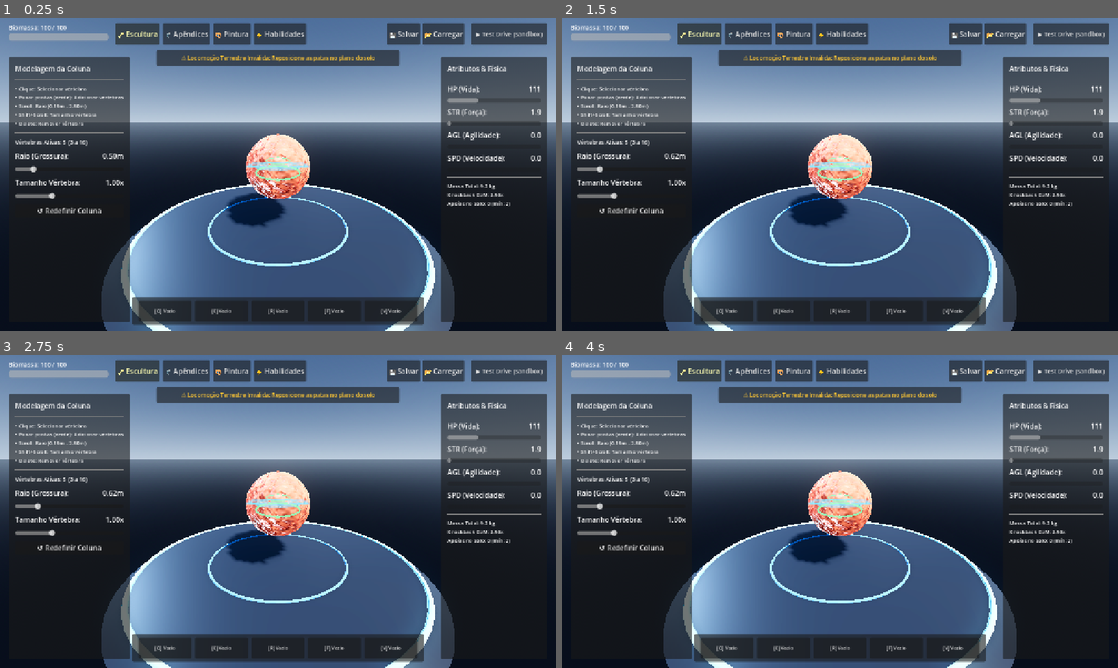
Above: before the commit, frames 1-4 (two rows, left to right).
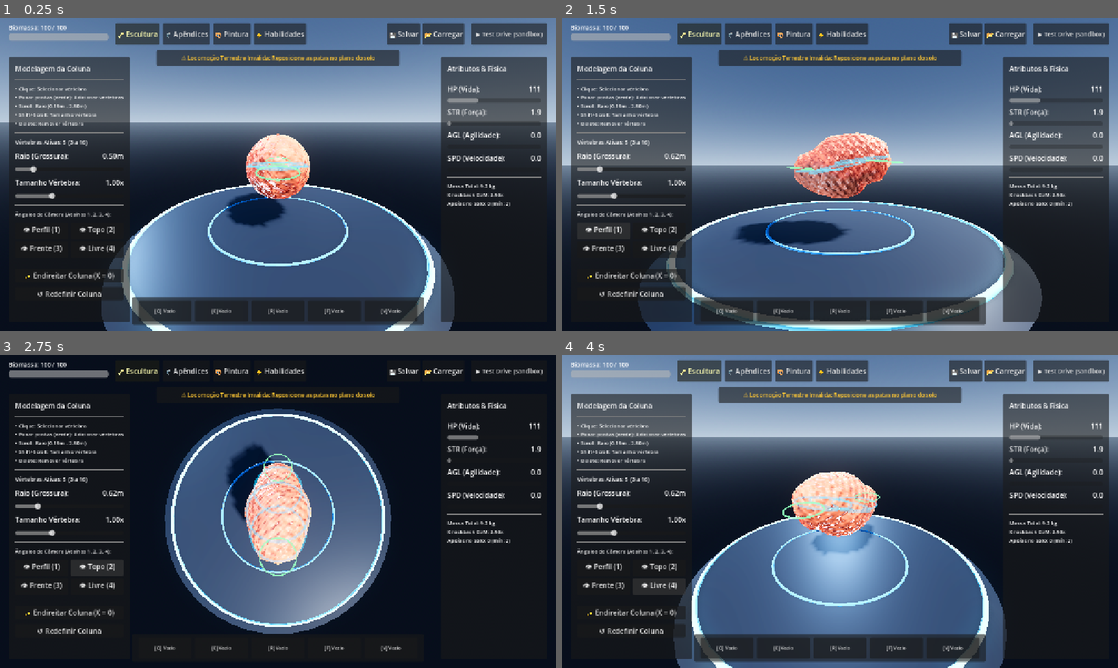
Above: after the commit, the same moments.

Repository: AnthonyRocsant/SporeCreatureEditor
Game: Godot game, scene res://scenes/editor/CreatureEditor.tscn
Same seed, same stepped clock (60 frames per second), same inputs: the game is played once before the commit and once after it.
Inputs (mouse positions are in pixels of both pictures, inside the frame that each line leads up to):
- Up to frame 1 (0.25 s): no input
- Up to frame 2 (1.5 s): click "↺ Redefinir Coluna" at 0.5 s; click (606, 230) at 1.25 s, where only the run after the commit has a clickable "👁 Perfil (1)"
- Up to frame 3 (2.75 s): click (94, 567) at 2 s, where only the run after the commit has a clickable "👁 Topo (2)"
- Up to frame 4 (4 s): click (606, 586) at 2.75 s, where only the run after the commit has a clickable "👁 Frente (3)"; click (656, 586) at 3.5 s, where only the run after the commit has a clickable "👁 Livre (4)"

The runs differ from the first frame. In frame 1, 1.3% of the frame differs, in the area x 2-23%, y 59-90%; in frame 2, 50%; in frame 3, 67%, in the area x 0-100%, y 0-100%; in frame 4, 34%.

Commit message:
fix(spine): lock vertebrae strictly to sagittal plane X=0 to eliminate lateral crookedness and add camera view presets

Diff:
--- a/scenes/editor/CreatureEditorUI.tscn
+++ b/scenes/editor/CreatureEditorUI.tscn
@@ -206,6 +206,52 @@
 max_value = 2.0
 step = 0.05
 value = 1.0
+
+[node name="HSeparator3" type="HSeparator" parent="SculptPanel/Margin/VBox"]
+layout_mode = 2
+
+[node name="LblCameraViews" type="Label" parent="SculptPanel/Margin/VBox"]
+layout_mode = 2
+theme_override_font_sizes/font_size = 12
+text = "Ângulos de Câmera (Atalhos 1, 2, 3, 4):"
+
+[node name="GridCameraViews" type="GridContainer" parent="SculptPanel/Margin/VBox"]
+layout_mode = 2
+columns = 2
+theme_override_constants/h_separation = 6
+theme_override_constants/v_separation = 6
+
+[node name="BtnViewSide" type="Button" parent="SculptPanel/Margin/VBox/GridCameraViews"]
+unique_name_in_owner = true
+layout_mode = 2
+size_flags_horizontal = 3
+text = "👁 Perfil (1)"
+
+[node name="BtnViewTop" type="Button" parent="SculptPanel/Margin/VBox/GridCameraViews"]
+unique_name_in_owner = true
+layout_mode = 2
+size_flags_horizontal = 3
+text = "👁 Topo (2)"
+
+[node name="BtnViewFront" type="Button" parent="SculptPanel/Margin/VBox/GridCameraViews"]
+unique_name_in_owner = true
+layout_mode = 2
+size_flags_horizontal = 3
+text = "👁 Frente (3)"
+
+[node name="BtnViewFree" type="Button" parent="SculptPanel/Margin/VBox/GridCameraViews"]
+unique_name_in_owner = true
+layout_mode = 2
+size_flags_horizontal = 3
+text = "👁 Livre (4)"
+
+[node name="HSeparator4" type="HSeparator" parent="SculptPanel/Margin/VBox"]
+layout_mode = 2
+
+[node name="BtnStraightenSpine" type="Button" parent="SculptPanel/Margin/VBox"]
+unique_name_in_owner = true
+layout_mode = 2
+text = "✨ Endireitar Coluna (X = 0)"
 
 [node name="BtnResetSpine" type="Button" parent="SculptPanel/Margin/VBox"]
 unique_name_in_owner = true
--- a/scripts/CreatureEditorScene.gd
+++ b/scripts/CreatureEditorScene.gd
@@ -69,6 +69,7 @@
 	ui.skill_factory = skill_factory
 	ui.creature_serializer = creature_serializer
 	ui.procedural_gait = procedural_gait
+	ui.orbit_camera = $OrbitCamera as OrbitCamera
 	ui._setup_signals()
 
 	editor_state.mode_changed.connect(_on_mode_changed)
--- a/scripts/CreatureEditorUI.gd
+++ b/scripts/CreatureEditorUI.gd
@@ -15,6 +15,7 @@
 @export var skill_factory: SkillFactory
 @export var creature_serializer: CreatureSerializer
 @export var procedural_gait: ProceduralGait
+@export var orbit_camera: OrbitCamera
 
 # Referências da UI - HUD Top
 @onready var biomass_bar: ProgressBar = %BiomassBar
@@ -39,6 +40,11 @@
 @onready var slider_vertebra_radius: HSlider = %SliderVertebraRadius
 @onready var lbl_vertebra_size_val: Label = %LblVertebraSizeVal
 @onready var slider_vertebra_size: HSlider = %SliderVertebraSize
+@onready var btn_view_side: Button = %BtnViewSide
+@onready var btn_view_top: Button = %BtnViewTop
+@onready var btn_view_front: Button = %BtnViewFront
+@onready var btn_view_free: Button = %BtnViewFree
+@onready var btn_straighten_spine: Button = %BtnStraightenSpine
 @onready var btn_reset_spine: Button = %BtnResetSpine
 
 # Referências da UI - Painel de Apêndices (Membros)
@@ -185,6 +191,16 @@
 	# 4. Painel de Escultura (Pilar 1)
 	if btn_reset_spine and not btn_reset_spine.pressed.is_connected(_on_reset_spine_pressed):
 		btn_reset_spine.pressed.connect(_on_reset_spine_pressed)
+	if btn_straighten_spine and not btn_straighten_spine.pressed.is_connected(_on_straighten_spine_pressed):
+		btn_straighten_spine.pressed.connect(_on_straighten_spine_pressed)
+	if btn_view_side and not btn_view_side.pressed.is_connected(func(): if orbit_camera: orbit_camera.set_preset_view("lateral")):
+		btn_view_side.pressed.connect(func(): if orbit_camera: orbit_camera.set_preset_view("lateral"))
+	if btn_view_top and not btn_view_top.pressed.is_connected(func(): if orbit_camera: orbit_camera.set_preset_view("topo")):
+		btn_view_top.pressed.connect(func(): if orbit_camera: orbit_camera.set_preset_view("topo"))
+	if btn_view_front and not btn_view_front.pressed.is_connected(func(): if orbit_camera: orbit_camera.set_preset_view("frontal")):
+		btn_view_front.pressed.connect(func(): if orbit_camera: orbit_camera.set_preset_view("frontal"))
+	if btn_view_free and not btn_view_free.pressed.is_connected(func(): if orbit_camera: orbit_camera.set_preset_view("perspectiva")):
+		btn_view_free.pressed.connect(func(): if orbit_camera: orbit_camera.set_preset_view("perspectiva"))
 	if slider_vertebra_radius and not slider_vertebra_radius.value_changed.is_connected(_on_vertebra_slider_radius_changed):
 		slider_vertebra_radius.value_changed.connect(_on_vertebra_slider_radius_changed)
 	if slider_vertebra_size and not slider_vertebra_size.value_changed.is_connected(_on_vertebra_slider_size_changed):
@@ -1432,6 +1448,10 @@
 	if spine_controller:
 		spine_controller.reset_spine()
 
+func _on_straighten_spine_pressed() -> void:
+	if spine_controller:
+		spine_controller.straighten_spine()
+
 func _on_vertebra_slider_radius_changed(value: float) -> void:
 	if not spine_controller:
 		return
--- a/scripts/CreatureSerializer.gd
+++ b/scripts/CreatureSerializer.gd
@@ -268,6 +268,7 @@
 		for v_dict in spine_list:
 			if typeof(v_dict) == TYPE_DICTIONARY:
 				var pos = _array_to_vec3(v_dict.get("pos", [0.0, 0.2, 0.0]))
+				pos.x = 0.0 # Trava no plano sagital para manter a coluna 100% reta e simétrica
 				var rad = clampf(float(v_dict.get("radius", 0.45)), spine_manager.min_radius, spine_manager.max_radius)
 				var base_r = float(v_dict.get("base_radius", rad))
 				var sz = clampf(float(v_dict.get("size", 1.0)), spine_manager.min_vertebra_size, spine_manager.max_vertebra_size)
--- a/scripts/OrbitCamera.gd
+++ b/scripts/OrbitCamera.gd
@@ -11,6 +11,7 @@
 var _yaw: float = 0.0
 var _pitch: float = 0.25
 var _is_rotating: bool = false
+var _view_tween: Tween
 
 func _ready() -> void:
 	_update_position()
@@ -23,6 +24,8 @@
 	if event is InputEventMouseButton:
 		if event.button_index == MOUSE_BUTTON_RIGHT:
 			_is_rotating = event.pressed
+			if _is_rotating and _view_tween and _view_tween.is_valid():
+				_view_tween.kill()
 		elif event.button_index == MOUSE_BUTTON_WHEEL_UP and event.pressed:
 			distance = clampf(distance - zoom_speed, min_distance, max_distance)
 			_update_position()
@@ -32,18 +35,71 @@
 
 	elif event is InputEventMouseMotion and _is_rotating:
 		_yaw -= event.relative.x * rotate_speed
-		_pitch = clampf(_pitch - event.relative.y * rotate_speed, -1.2, 1.2)
+		_pitch = clampf(_pitch - event.relative.y * rotate_speed, -1.50, 1.50)
+		_update_position()
+
+	elif event is InputEventKey and event.pressed and not event.is_echo():
+		var focus_owner = get_viewport().gui_get_focus_owner()
+		if focus_owner is LineEdit or focus_owner is TextEdit:
+			return
+		if event.keycode == KEY_KP_1 or event.keycode == KEY_1:
+			set_preset_view("lateral")
+		elif event.keycode == KEY_KP_7 or event.keycode == KEY_2:
+			set_preset_view("topo")
+		elif event.keycode == KEY_KP_3 or event.keycode == KEY_3:
+			set_preset_view("frontal")
+		elif event.keycode == KEY_KP_5 or event.keycode == KEY_4:
+			set_preset_view("perspectiva")
+
+## Ajusta a câmera para um ângulo de visualização pré-definido (Lateral/Perfil, Topo/Vertical, Frontal, Perspectiva)
+func set_preset_view(view_name: String, smooth: bool = true) -> void:
+	var target_yaw: float = _yaw
+	var target_pitch: float = _pitch
+
+	match view_name.to_lower():
+		"side", "lateral", "perfil":
+			target_yaw = -PI * 0.5
+			target_pitch = 0.0
+		"top", "topo", "vertical", "superior":
+			target_yaw = 0.0
+			target_pitch = 1.48
+		"front", "frontal":
+			target_yaw = 0.0
+			target_pitch = 0.0
+		"back", "traseira":
+			target_yaw = PI
+			target_pitch = 0.0
+		"perspective", "perspectiva", "free", "isometric", "livre":
+			target_yaw = 0.785
+			target_pitch = 0.35
+
+	if _view_tween and _view_tween.is_valid():
+		_view_tween.kill()
+
+	if smooth and is_inside_tree():
+		_view_tween = create_tween().set_parallel(true).set_trans(Tween.TRANS_QUAD).set_ease(Tween.EASE_OUT)
+		_view_tween.tween_property(self, "_yaw", target_yaw, 0.28)
+		_view_tween.tween_property(self, "_pitch", target_pitch, 0.28)
+	else:
+		_yaw = target_yaw
+		_pitch = target_pitch
 		_update_position()
 
 func _update_position() -> void:
-	var target_pos = target.global_position if target else Vector3.ZERO
+	if not is_inside_tree():
+		return
+	var target_pos = target.global_position if (target and target.is_inside_tree()) else Vector3.ZERO
 	var offset = Vector3(
 		sin(_yaw) * cos(_pitch),
 		sin(_pitch),
 		cos(_yaw) * cos(_pitch)
 	) * distance
 	global_position = target_pos + offset
-	look_at(target_pos, Vector3.UP)
+
+	var up_vec = Vector3.UP
+	if absf(cos(_pitch)) < 0.01:
+		up_vec = Vector3.FORWARD if _pitch > 0.0 else Vector3.BACK
+	look_at(target_pos, up_vec)
 
 ## Retorna o vetor "Frente" horizontal da câmera (no plano XZ) para controle WASD
 func get_flat_forward() -> Vector3:
--- a/scripts/SpineManager.gd
+++ b/scripts/SpineManager.gd
@@ -255,17 +255,34 @@
 					return
 
 func _handle_extremity_drag(screen_pos: Vector2) -> void:
-	if not _is_dragging_extremity or not camera or vertebrae.size() < 2:
+	if not _is_dragging_extremity or not camera or not camera.is_inside_tree() or not is_inside_tree() or vertebrae.size() < 2:
 		return
 
 	var ray_origin = camera.project_ray_origin(screen_pos)
 	var ray_normal = camera.project_ray_normal(screen_pos)
-	var hit = _drag_plane.intersects_ray(ray_origin, ray_normal)
-	if hit == null:
-		return
-
-	var local_hit = to_local(hit)
-	local_hit.x = clampf(local_hit.x, -max_lateral_x * 2.5, max_lateral_x * 2.5)
+
+	# Projeta o raio no plano sagital (X = 0) ou no plano de visualização da câmera
+	var sagittal_world_normal = global_transform.basis.x.normalized()
+	var sagittal_plane = Plane(sagittal_world_normal, global_position)
+	var local_hit: Vector3
+
+	if absf(ray_normal.dot(sagittal_world_normal)) > 0.08:
+		var sag_hit = sagittal_plane.intersects_ray(ray_origin, ray_normal)
+		if sag_hit != null:
+			local_hit = to_local(sag_hit)
+		else:
+			var hit = _drag_plane.intersects_ray(ray_origin, ray_normal)
+			if hit == null:
+				return
+			local_hit = to_local(hit)
+	else:
+		var hit = _drag_plane.intersects_ray(ray_origin, ray_normal)
+		if hit == null:
+			return
+		local_hit = to_local(hit)
+
+	# Trava absoluta: a coluna NUNCA desvia lateralmente no eixo X (plano sagital estrito X = 0)
+	local_hit.x = 0.0
 	local_hit.y = clampf(local_hit.y, min_height, max_height)
 	local_hit.z = clampf(local_hit.z, min_z, max_z)
 
@@ -277,17 +294,22 @@
 	if _drag_extremity_index == vertebrae.size() - 1:
 		var anchor_idx = vertebrae.size() - 2
 		_drag_anchor_pos = vertebrae[anchor_idx].pos
+		_drag_anchor_pos.x = 0.0
 		var diff = local_hit - _drag_anchor_pos
+		diff.x = 0.0
 		var dist = diff.length()
 		var pull_dir = diff.normalized() if dist > 0.001 else Vector3.BACK
+		pull_dir.x = 0.0
 
 		# 1. Extrusão na cauda: Adiciona nova vértebra quando puxado além do limiar
 		if dist > extrude_threshold and vertebrae.size() < MAX_VERTEBRAE:
 			if not creature_data or creature_data.can_afford(2):
 				vertebrae[selected_index].pos = _drag_anchor_pos + pull_dir * seg_dist
+				vertebrae[selected_index].pos.x = 0.0
 				var cur_rad = float(vertebrae[selected_index].radius)
 				var new_rad = clampf(cur_rad * 0.90, min_radius, max_radius)
 				var new_pos = vertebrae[selected_index].pos + pull_dir * (seg_dist * 0.75)
+				new_pos.x = 0.0
 				vertebrae.append({
 					"pos": new_pos,
 					"radius": new_rad,
@@ -297,9 +319,11 @@
 				selected_index = vertebrae.size() - 1
 				_drag_extremity_index = selected_index
 				_drag_anchor_pos = vertebrae[selected_index - 1].pos
+				_drag_anchor_pos.x = 0.0
 				var plane_normal = -camera.global_transform.basis.z.normalized()
 				_drag_plane = Plane(plane_normal, to_global(_drag_anchor_pos))
 
+				clean_sagittal_alignment()
 				_sync_spine_biomass()
 				_rebuild_gizmos()
 				emit_signal("vertebra_selected", selected_index)
@@ -313,9 +337,11 @@
 			selected_index = vertebrae.size() - 1
 			_drag_extremity_index = selected_index
 			_drag_anchor_pos = vertebrae[selected_index - 1].pos
+			_drag_anchor_pos.x = 0.0
 			var plane_normal = -camera.global_transform.basis.z.normalized()
 			_drag_plane = Plane(plane_normal, to_global(_drag_anchor_pos))
 
+			clean_sagittal_alignment()
 			_sync_spine_biomass()
 			_rebuild_gizmos()
 			emit_signal("vertebra_selected", selected_index)
@@ -326,6 +352,7 @@
 		# 3. Orientação da ponta da cauda na direção puxada
 		var tip_dist = clampf(dist, seg_dist * 0.7, seg_dist * 1.3)
 		vertebrae[selected_index].pos = _drag_anchor_pos + pull_dir * tip_dist
+		vertebrae[selected_index].pos.x = 0.0
 		_update_gizmos()
 		generate_mesh(false)
 		emit_signal("spine_modified")
@@ -333,17 +360,22 @@
 	# === CASO 2: PUXANDO O INÍCIO DA COLUNA (CABEÇA / PESCOÇO) ===
 	elif _drag_extremity_index == 0:
 		_drag_anchor_pos = vertebrae[1].pos
+		_drag_anchor_pos.x = 0.0
 		var diff = local_hit - _drag_anchor_pos
+		diff.x = 0.0
 		var dist = diff.length()
 		var pull_dir = diff.normalized() if dist > 0.001 else Vector3.FORWARD
+		pull_dir.x = 0.0
 
 		# 1. Extrusão na cabeça: Insere nova vértebra no índice 0
 		if dist > extrude_threshold and vertebrae.size() < MAX_VERTEBRAE:
 			if not creature_data or creature_data.can_afford(2):
 				vertebrae[0].pos = _drag_anchor_pos + pull_dir * seg_dist
+				vertebrae[0].pos.x = 0.0
 				var cur_rad = float(vertebrae[0].radius)
 				var new_rad = clampf(cur_rad * 0.92, min_radius, max_radius)
 				var new_pos = vertebrae[0].pos + pull_dir * (seg_dist * 0.75)
+				new_pos.x = 0.0
 				vertebrae.insert(0, {
 					"pos": new_pos,
 					"radius": new_rad,
@@ -354,9 +386,11 @@
 				selected_index = 0
 				_drag_extremity_index = 0
 				_drag_anchor_pos = vertebrae[1].pos
+				_drag_anchor_pos.x = 0.0
 				var plane_normal = -camera.global_transform.basis.z.normalized()
 				_drag_plane = Plane(plane_normal, to_global(_drag_anchor_pos))
 
+				clean_sagittal_alignment()
 				_sync_spine_biomass()
 				_rebuild_gizmos()
 				emit_signal("vertebra_selected", selected_index)
@@ -371,9 +405,11 @@
 			selected_index = 0
 			_drag_extremity_index = 0
 			_drag_anchor_pos = vertebrae[1].pos
+			_drag_anchor_pos.x = 0.0
 			var plane_normal = -camera.global_transform.basis.z.normalized()
 			_drag_plane = Plane(plane_normal, to_global(_drag_anchor_pos))
 
+			clean_sagittal_alignment()
 			_sync_spine_biomass()
 			_rebuild_gizmos()
 			emit_signal("vertebra_selected", selected_index)
@@ -384,6 +420,7 @@
 		# 3. Orientação da cabeça na direção puxada
 		var tip_dist = clampf(dist, seg_dist * 0.7, seg_dist * 1.3)
 		vertebrae[0].pos = _drag_anchor_pos + pull_dir * tip_dist
+		vertebrae[0].pos.x = 0.0
 		_update_gizmos()
 		generate_mesh(false)
 		emit_signal("spine_modified")
@@ -392,15 +429,24 @@
 	if vertebrae.size() >= 2:
 		if selected_index == vertebrae.size() - 1:
 			var prev_pos = vertebrae[selected_index - 1].pos
+			prev_pos.x = 0.0
 			var diff = vertebrae[selected_index].pos - prev_pos
+			diff.x = 0.0
 			var pull_dir = diff.normalized() if diff.length_squared() > 0.001 else Vector3.BACK
+			pull_dir.x = 0.0
 			vertebrae[selected_index].pos = prev_pos + pull_dir * base_vertebra_distance
+			vertebrae[selected_index].pos.x = 0.0
 		elif selected_index == 0:
 			var next_pos = vertebrae[1].pos
+			next_pos.x = 0.0
 			var diff = vertebrae[0].pos - next_pos
+			diff.x = 0.0
 			var pull_dir = diff.normalized() if diff.length_squared() > 0.001 else Vector3.FORWARD
+			pull_dir.x = 0.0
 			vertebrae[0].pos = next_pos + pull_dir * base_vertebra_distance
-
+			vertebrae[0].pos.x = 0.0
+
+	clean_sagittal_alignment()
 	_update_gizmos()
 	generate_mesh(true)
 	emit_signal("spine_modified")
@@ -469,18 +515,22 @@
 	var scale_ratio = new_size / old_size
 	vertebrae[idx]["size"] = new_size
 	vertebrae[idx].radius = clampf(float(vertebrae[idx].radius) * scale_ratio, min_radius, max_radius)
+	vertebrae[idx].pos.x = 0.0
 
 	for i in range(idx + 1, vertebrae.size()):
 		var target_dist = _get_max_segment_distance(i, i - 1)
 		var prev_pos = vertebrae[i - 1].pos
-		var dir = (vertebrae[i].pos - prev_pos).normalized()
-		if dir.length_squared() < 0.001:
-			dir = Vector3.BACK
+		prev_pos.x = 0.0
+		var diff = vertebrae[i].pos - prev_pos
+		diff.x = 0.0
+		var dir = diff.normalized() if diff.length_squared() > 0.001 else Vector3.BACK
+		dir.x = 0.0
 		vertebrae[i].pos = prev_pos + dir * target_dist
-		vertebrae[i].pos.x = clampf(vertebrae[i].pos.x, -max_lateral_x, max_lateral_x)
+		vertebrae[i].pos.x = 0.0
 		vertebrae[i].pos.y = clampf(vertebrae[i].pos.y, min_height, max_height)
 		vertebrae[i].pos.z = clampf(vertebrae[i].pos.z, min_z, max_z)
 
+	clean_sagittal_alignment()
 	_sync_spine_biomass()
 	_update_gizmos()
 	generate_mesh(true)
@@ -555,9 +605,10 @@
 	var last_v = vertebrae[last_idx]
 	var second_last_pos = vertebrae[maxi(0, last_idx - 1)].pos
 
-	var extend_dir = (last_v.pos - second_last_pos).normalized()
-	if extend_dir.length_squared() < 0.001:
-		extend_dir = Vector3.BACK
+	var extend_diff = last_v.pos - second_last_pos
+	extend_diff.x = 0.0
+	var extend_dir = extend_diff.normalized() if extend_diff.length_squared() > 0.001 else Vector3.BACK
+	extend_dir.x = 0.0
 
 	var seg_dist = base_vertebra_distance * 0.85
 	var new_pos = last_v.pos + extend_dir * seg_dist
@@ -566,9 +617,10 @@
 		var shift_z = min_z - new_pos.z
 		for v in vertebrae:
 			v.pos.z = clampf(v.pos.z + shift_z, min_z, max_z)
+			v.pos.x = 0.0
 		new_pos.z = min_z
 
-	new_pos.x = clampf(new_pos.x, -max_lateral_x, max_lateral_x)
+	new_pos.x = 0.0
 	new_pos.y = clampf(new_pos.y, min_height, max_height)
 	new_pos.z = clampf(new_pos.z, min_z, max_z)
 
@@ -581,6 +633,7 @@
 	}
 	vertebrae.append(new_vertebra)
 	selected_index = vertebrae.size() - 1
+	clean_sagittal_alignment()
 	_sync_spine_biomass()
 	_rebuild_gizmos()
 	generate_mesh(true)
@@ -615,6 +668,11 @@
 	generate_mesh(true)
 	emit_signal("spine_modified")
 
+## Garante alinhamento rigoroso no plano sagital (X = 0) para todas as vértebras
+func clean_sagittal_alignment() -> void:
+	for v in vertebrae:
+		v.pos.x = 0.0
+
 ## Alinha e endireita as vértebras perfeitamente na linha média (X = 0) com suave arco dorsal natural
 ## Preserva todos os raios (grossuras) e corrige qualquer torção ou deformação acidental!
 func straighten_spine() -> void:
@@ -763,6 +821,7 @@
 # --- Geração Procedural da Malha (SurfaceTool & Lofting Catmull-Rom) ---
 
 func generate_mesh(update_collider: bool = true) -> void:
+	clean_sagittal_alignment()
 	if not body_mesh_instance or vertebrae.size() < 2:
 		return
 
